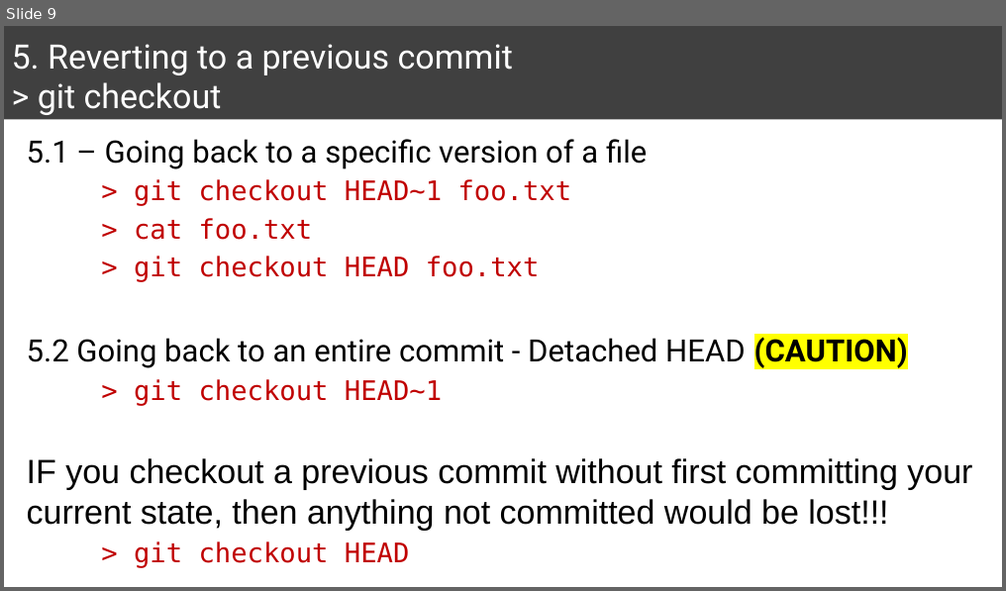
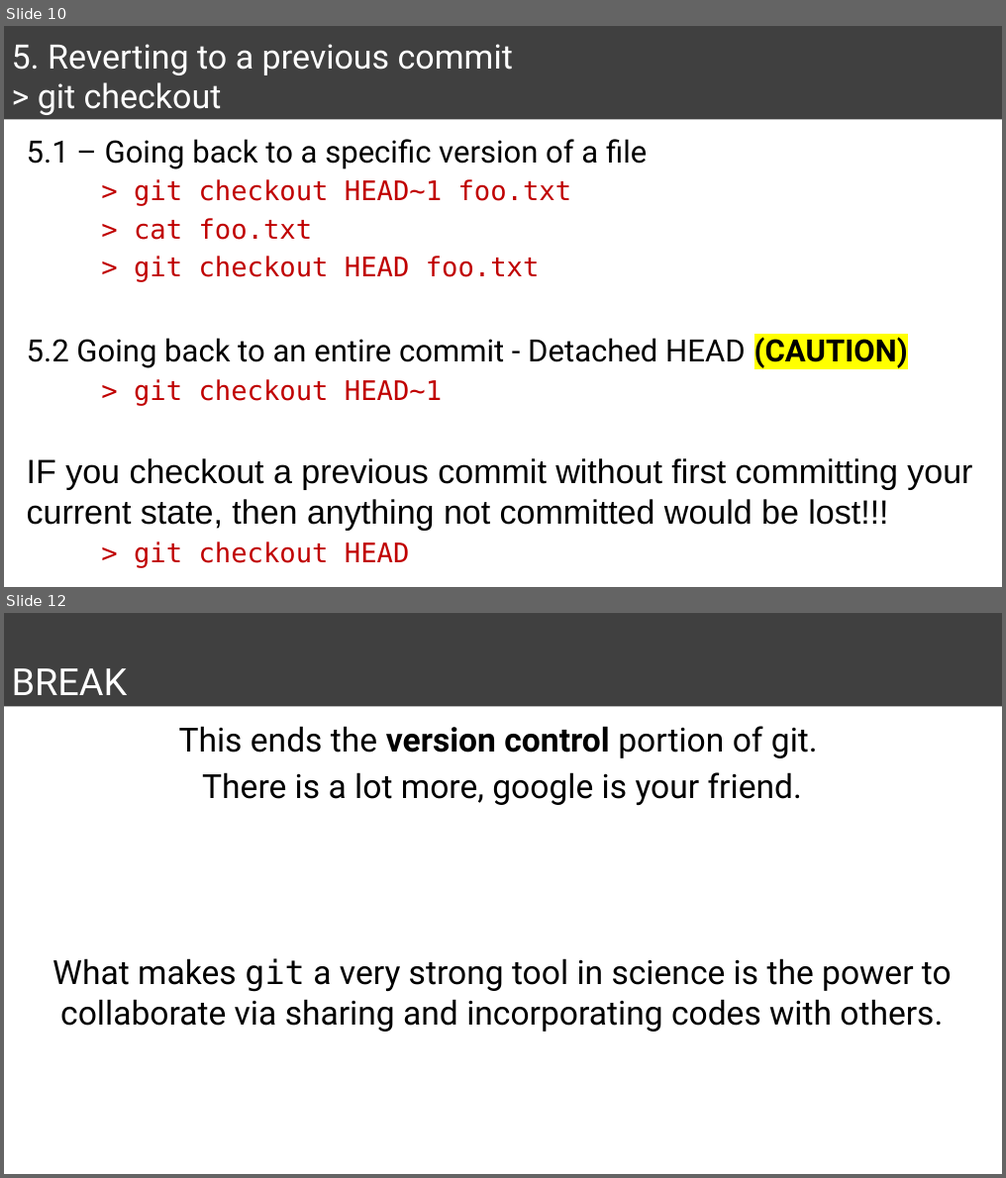
Before and after one commit to mychan24/git_github_workshop, a slide deck: Presentation1.pptx. Shown one above the other, each under a label of ours: slide 9 before the commit, slides 10 and 12 after it; the slides between them are not shown. The pictures are 1006x591 and 1006x1178 pixels, drawn with LibreOffice and Linux fonts; fonts in the diff are those of the drawing. Boxes give left, top, right and bottom in pixels: in the first picture for what was removed or moved away, otherwise in the second. Text is boxed around its words. In the diff, an @@ line names an element or a change of style, - is before the commit and + after.

```diff
--- a/Presentation1.pptx
+++ b/Presentation1.pptx
@@ slide 12 added at bbox=[4, 613, 1002, 1174], background #FFFFFF @@
@@ title added at bbox=[4, 613, 1002, 707], fill #404040, 36 pt, text #FFFFFF @@
+BREAK
@@ text added at bbox=[53, 726, 951, 1032], 32 pt, text #000000 @@
+This ends the version control portion of git.
+There is a lot more, google is your friend.
+What makes git a very strong tool in science is the power to collaborate via sharing and incorporating codes with others.
@@ what was slide 9 is now slide 10 @@
```
Also in this commit, not shown: 4 slides changed, 3 other slides added, 1 other file.
